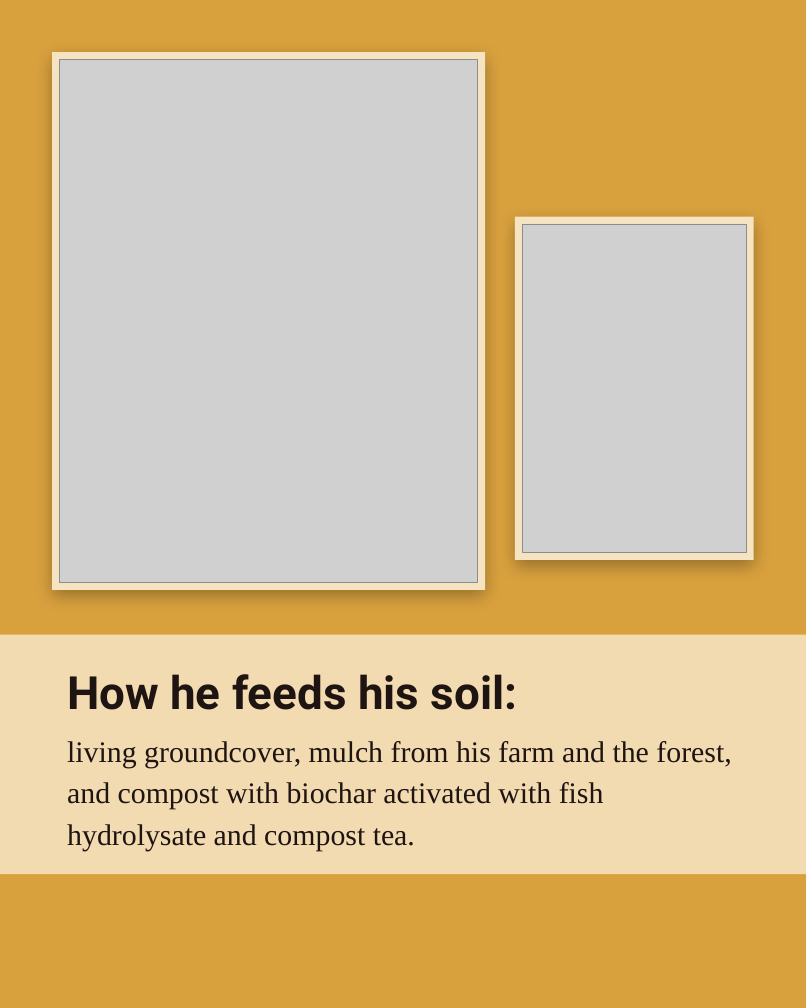
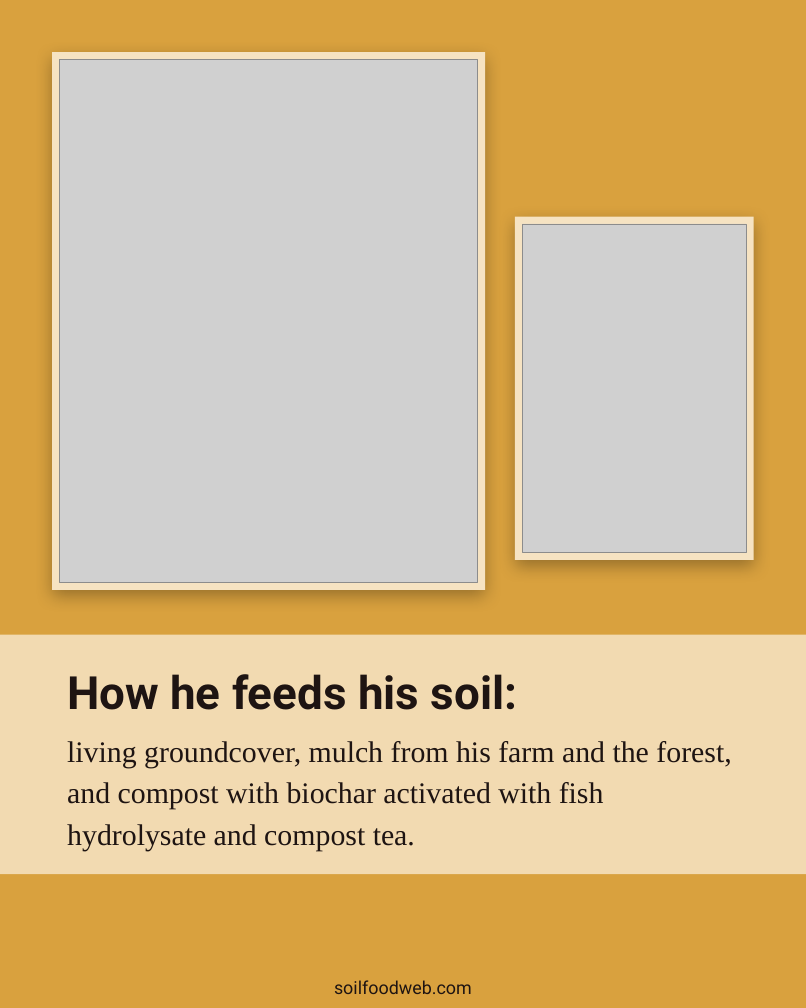
Before and after one commit to linneamoritznyc/SFW-SocialMedia, a slide deck: slide 4 of templates/posts/october/01-10-2026-thu-ig-soil-regenerators-boubacar-roots.pptx. Drawn at 806x1008 pixels with LibreOffice and Linux fonts; fonts in the diff are those of the drawing; grey boxes stand for pictures; background and template pictures are left out. Boxes give left, top, right and bottom in pixels: in the first picture for what was removed or moved away, otherwise in the second. Text is boxed around its words. In the diff, an @@ line names an element or a change of style, - is before the commit and + after.

```diff
--- a/templates/posts/october/01-10-2026-thu-ig-soil-regenerators-boubacar-roots.pptx
+++ b/templates/posts/october/01-10-2026-thu-ig-soil-regenerators-boubacar-roots.pptx
@@ text added at [334, 980, 472, 994], 18 pt, text #1E1412 @@
+soilfoodweb.com
```
Also in this commit, not shown: 8 other slides changed, 23 other files.
